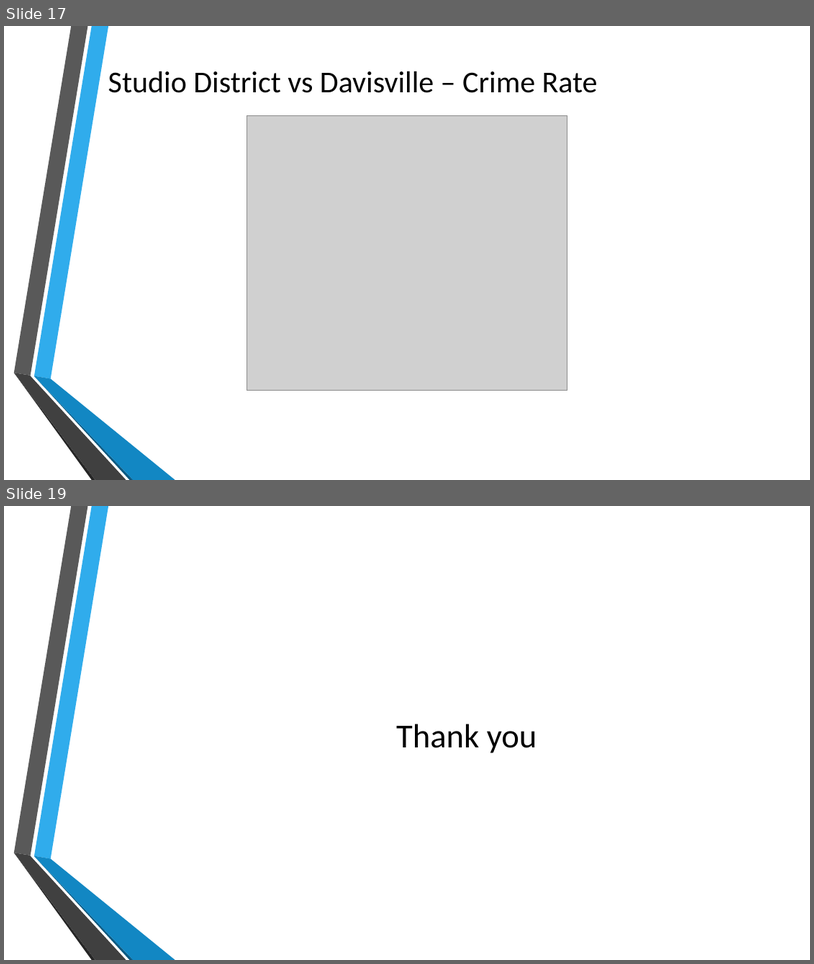
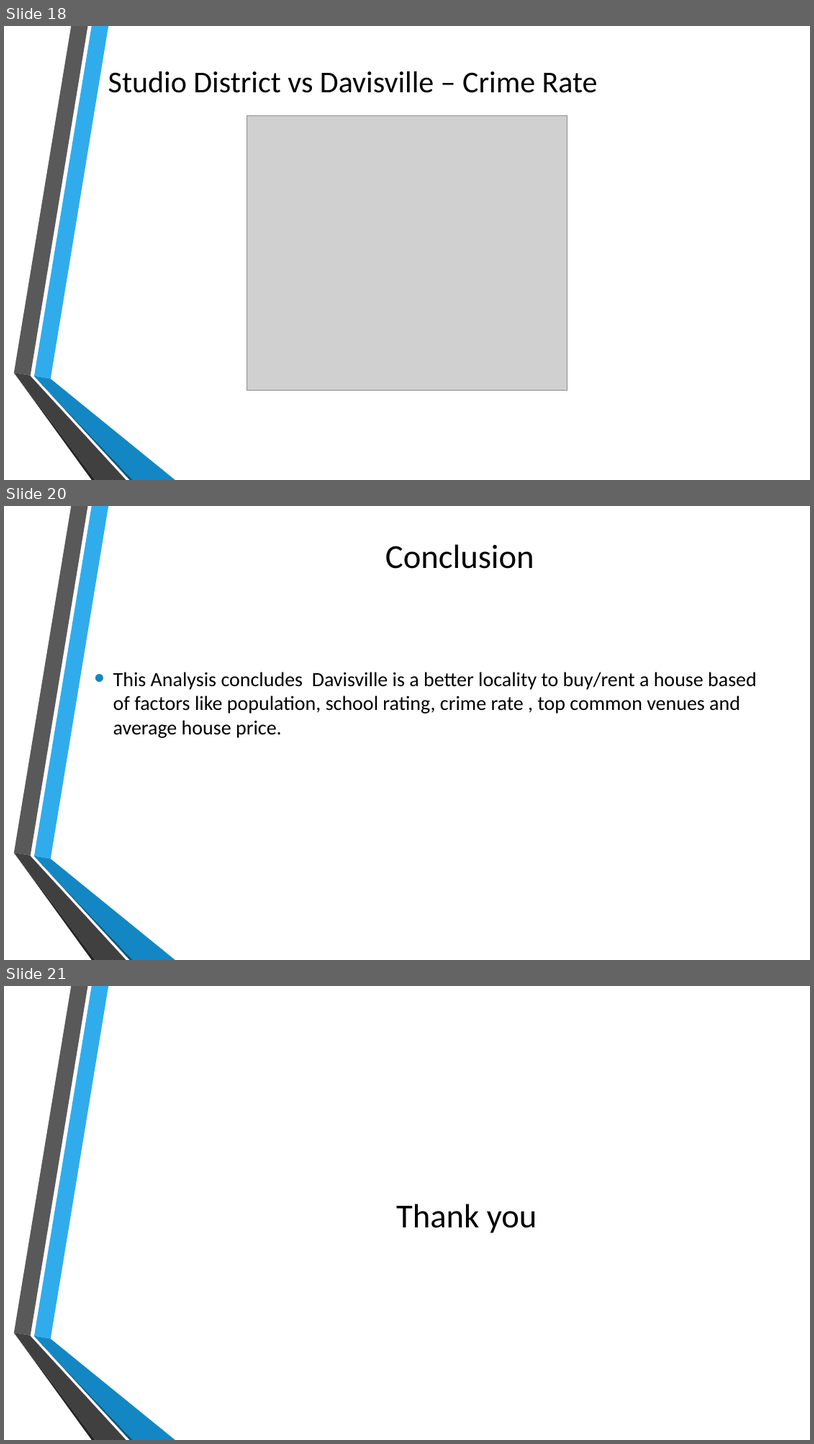
Before and after one commit to steffim88/Coursera_Capstone, a slide deck: Battle of Neighborhoods-Presentation.pptx. Shown one above the other, each under a label of ours: slides 17 and 19 before the commit, slides 18, 20 and 21 after it; the slides between them are not shown. The pictures are 814x964 and 814x1444 pixels, drawn with LibreOffice and Linux fonts; fonts in the diff are those of the drawing; grey boxes stand for pictures; background and template pictures are left out. Boxes give left, top, right and bottom in pixels: in the first picture for what was removed or moved away, otherwise in the second. Text is boxed around its words. In the diff, an @@ line names an element or a change of style, - is before the commit and + after.

```diff
--- a/Battle of Neighborhoods-Presentation.pptx
+++ b/Battle of Neighborhoods-Presentation.pptx
@@ slide 20 added at [4, 506, 810, 960], background picture (left out); not listed: 6 template elements that a slide beside it also shows @@
@@ title added at [386, 544, 535, 569], 40 pt, text #000000 @@
+Conclusion
@@ text added at [113, 672, 757, 738], 24 pt, text #000000 @@
+• This Analysis concludes Davisville is a better locality to buy/rent a house based of factors like population, school rating, crime rate , top common venues and average house price.
@@ what was slide 17 is now slide 18 @@
@@ what was slide 19 is now slide 21 @@
```
Also in this commit, not shown: 1 slide changed, 1 other slide added.
